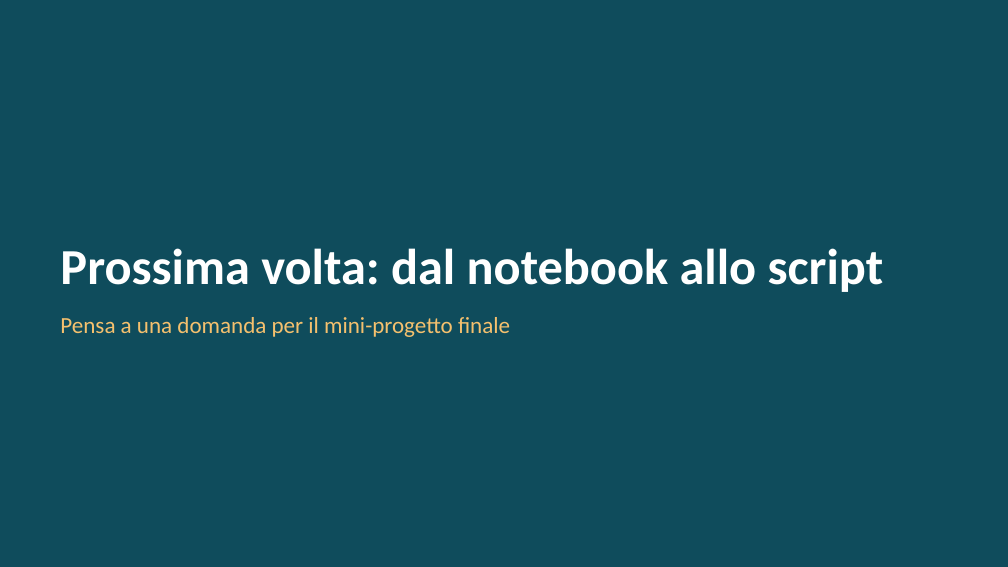
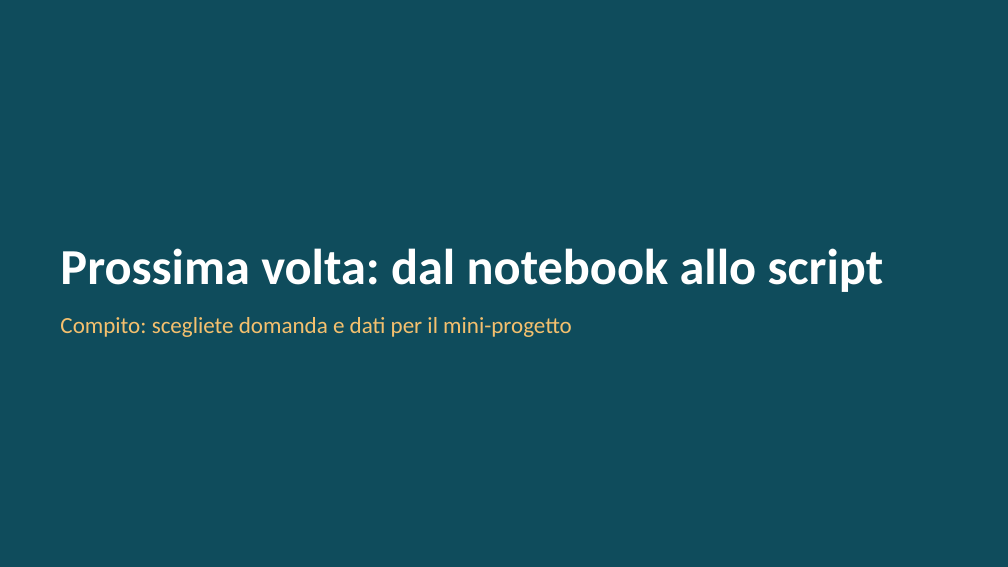
Before and after one commit to andrealorenzon/SIMA2026, a slide deck: slide 10 of L07_internet_regressione/slide_complete.pptx. Drawn at 1008x567 pixels with LibreOffice and Linux fonts; fonts in the diff are those of the drawing. Boxes give left, top, right and bottom in pixels: in the first picture for what was removed or moved away, otherwise in the second. Text is boxed around its words. In the diff, an @@ line names an element or a change of style, - is before the commit and + after.

```diff
--- a/L07_internet_regressione/slide_complete.pptx
+++ b/L07_internet_regressione/slide_complete.pptx
@@ text at <box>60,317,572,337</box>: text changed @@
-Pensa a una domanda per il mini-progetto finale
+Compito: scegliete domanda e dati per il mini-progetto
```
Also in this commit, not shown: 8 other files.
